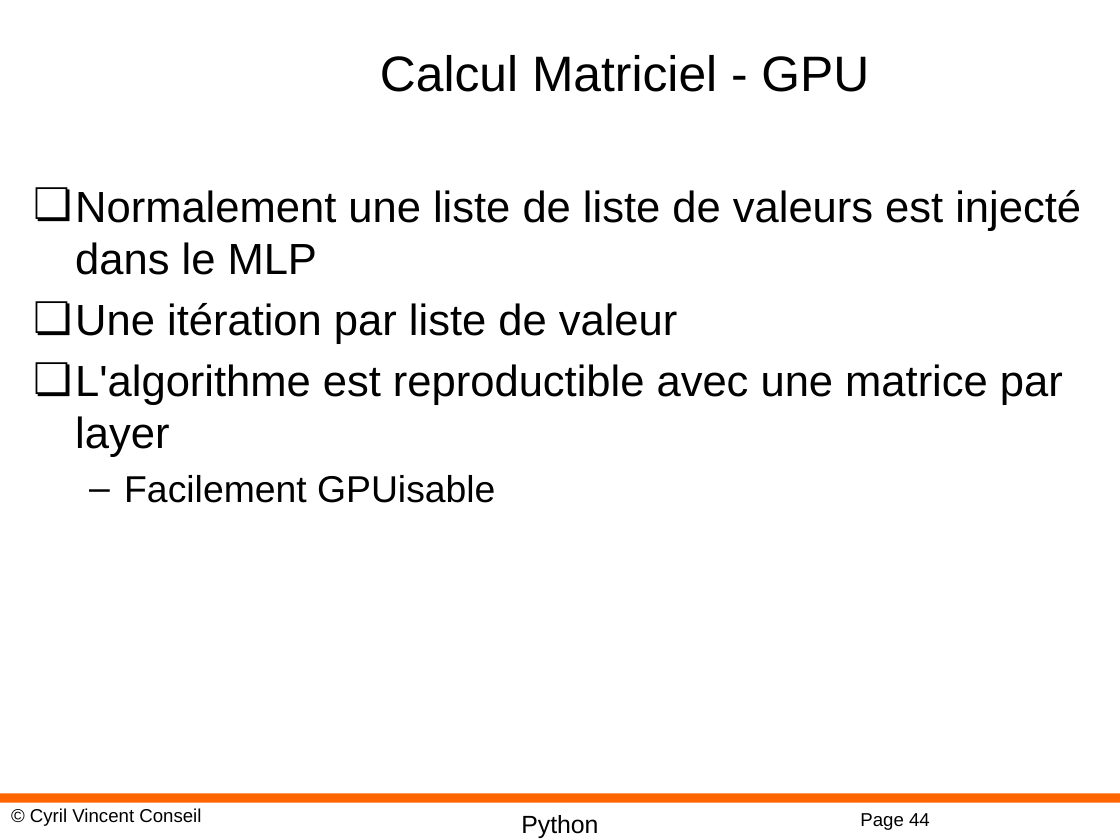
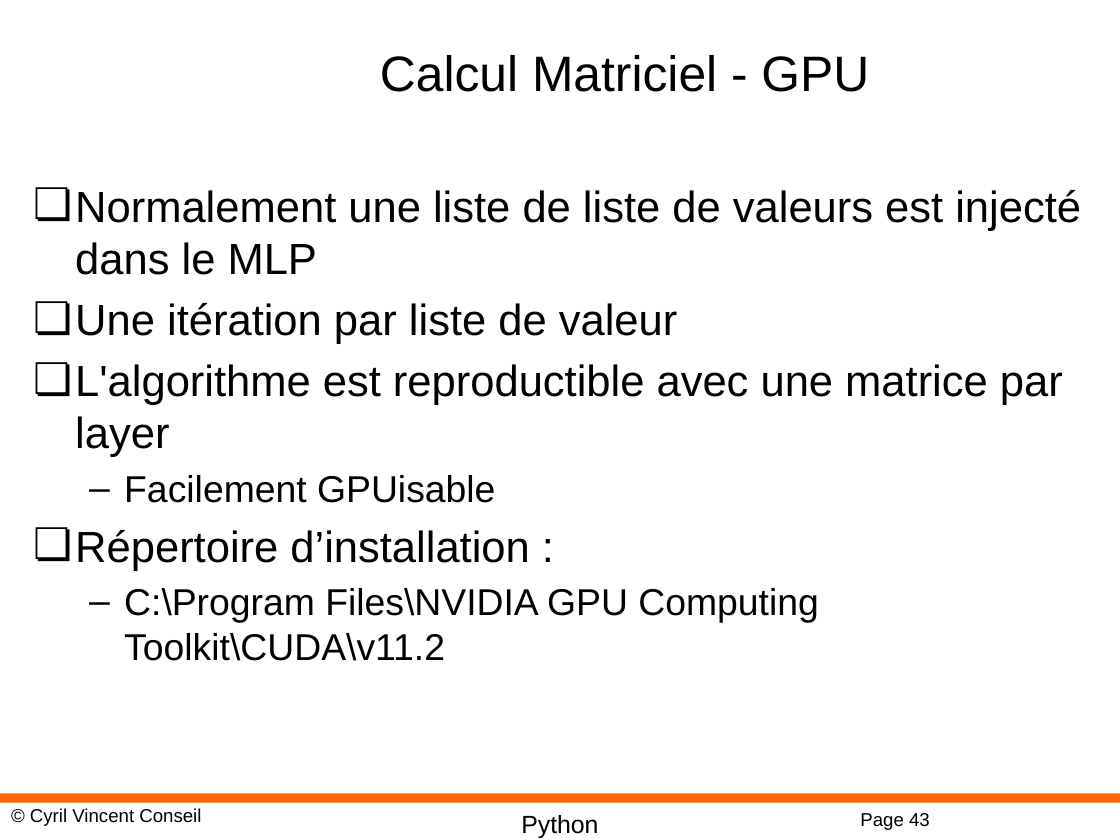
Before and after one commit to cyrilvincent/DL, a slide deck: slide 43 of PPT/DeepLearning09-Keras.pptx (slide 44 before the commit). Drawn at 1120x840 pixels with LibreOffice and Linux fonts; fonts in the diff are those of the drawing; background and template pictures are left out. Boxes give left, top, right and bottom in pixels: in the first picture for what was removed or moved away, otherwise in the second. Text is boxed around its words. In the diff, an @@ line names an element or a change of style, - is before the commit and + after.

```diff
--- a/PPT/DeepLearning09-Keras.pptx
+++ b/PPT/DeepLearning09-Keras.pptx
@@ text at (x1=75, y1=530, x2=819, y2=661): paragraphs added @@
+❏ Répertoire d’installation :
+  – C:\Program Files\NVIDIA GPU Computing Toolkit\CUDA\v11.2
@@ page number at (x1=860, y1=813, x2=930, y2=830): text changed @@
-Page 44
+Page 43
```
Also in this commit, not shown: 1 slide removed, 3 other files.
